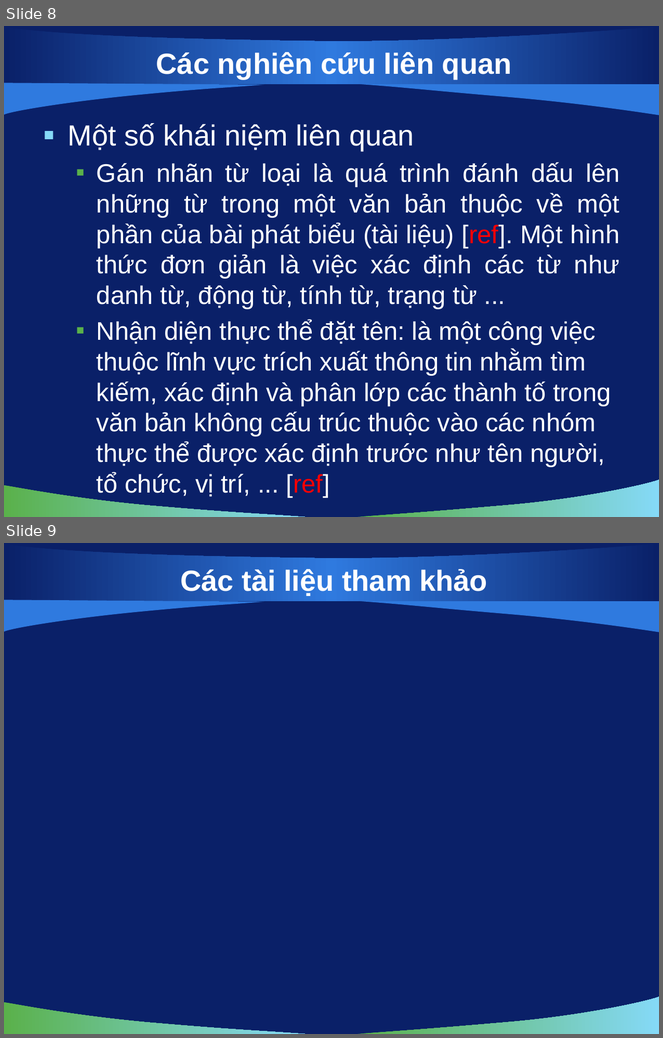
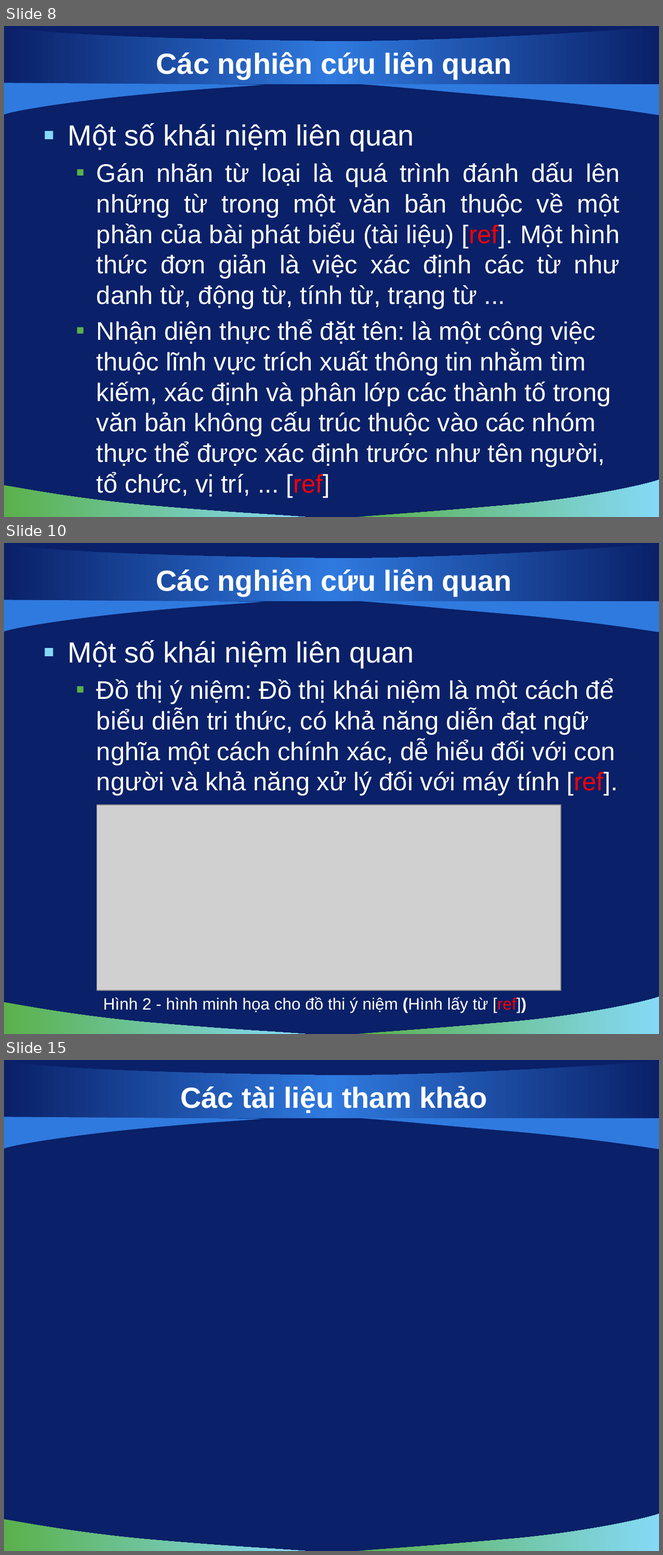
Before and after one commit to hungntit/filnalproject, a slide deck: De Cuong/bao cao luan van/slide 0.1.pptx. Shown one above the other, each under a label of ours: slides 8 and 9 before the commit, slides 8, 10 and 15 after it; the slides between them are not shown. The pictures are 663x1038 and 663x1555 pixels, drawn with LibreOffice and Linux fonts; fonts in the diff are those of the drawing; grey boxes stand for pictures; background and template pictures are left out. Boxes give left, top, right and bottom in pixels: in the first picture for what was removed or moved away, otherwise in the second. Text is boxed around its words. In the diff, an @@ line names an element or a change of style, - is before the commit and + after.

```diff
--- a/De Cuong/bao cao luan van/slide 0.1.pptx
+++ b/De Cuong/bao cao luan van/slide 0.1.pptx
@@ slide 10 added at (4,543,659,1034), background picture (left out); not listed: 5 template elements that a slide beside it also shows @@
@@ title added at (156,569,512,597), 32 pt, text #FFFFFF, bold @@
+Các nghiên cứu liên quan
@@ text added at (68,640,618,796), 28 pt, text #FFFFFF @@
+▪ Một số khái niệm liên quan
+  ▪ Đồ thị ý niệm: Đồ thị khái niệm là một cách để biểu diễn tri thức, có khả năng diễn đạt ngữ nghĩa một cách chính xác, dễ hiểu đối với con người và khả năng xử lý đối với máy tính [ref].
@@ picture added at (97,805,561,991) @@
@@ text added at (103,997,527,1013), 18 pt, text #FFFFFF @@
+Hình 2 - hình minh họa cho đồ thi ý niệm (Hình lấy từ [ref])
@@ what was slide 9 is now slide 15 @@
```
Also in this commit, not shown: 1 slide changed, 5 other slides added, 1 other file.
